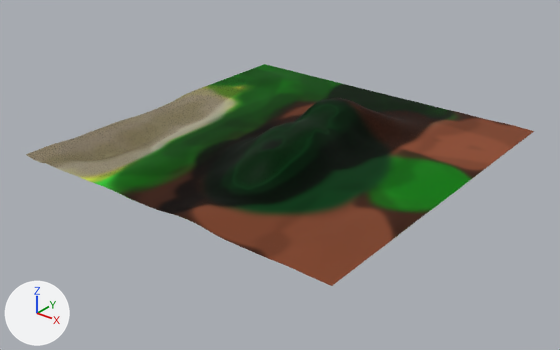
Before and after pictures for a commit that changed the Blender file OriginalModels/street/terrainShading.blend.
Both versions are drawn from a camera (50 mm lens) standing at (24.3, -31.1, 17.1) and looking at (0.3, -1.1, -1.5). Every picture has the same lights, and +X, +Y and +Z are marked at lower left.
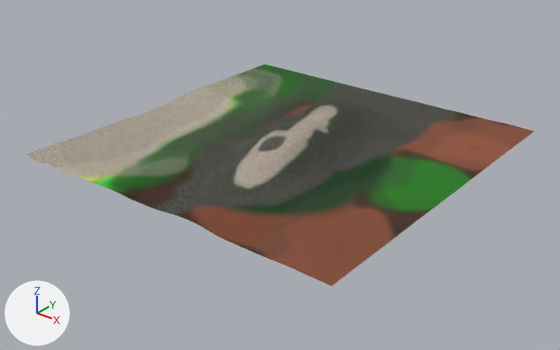
Where the newer file only moved an object's origin or applied its transform, the numbers keep the older frame.

What the commit changed:
Settings of these nodes change.

Boxes (x1, y1, x2, y2) around the edits, measured in the pictures (560 x 350 px):
'Plane', recoloured: (26, 64, 529, 286) in both
